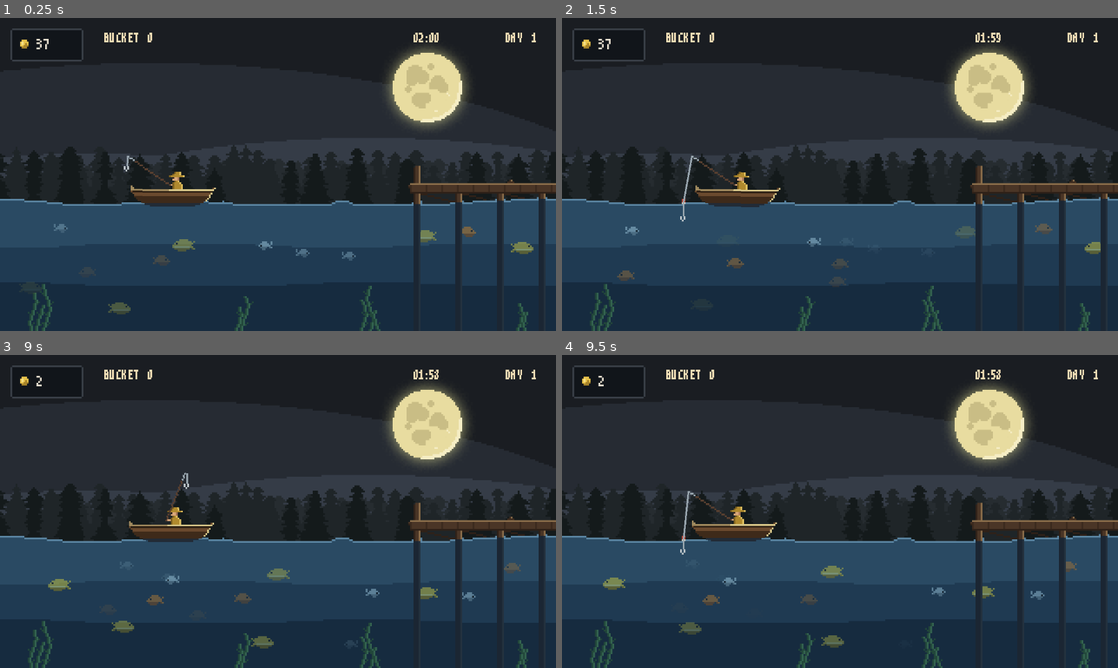
Above: before the commit, frames 1-4 (two rows, left to right).
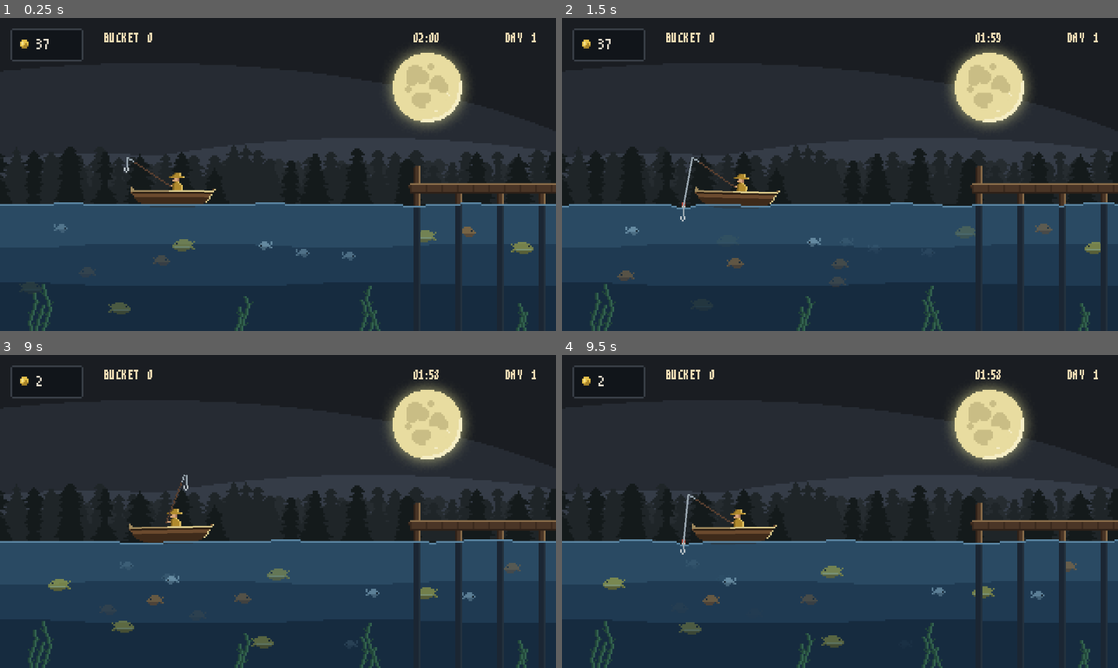
Above: after the commit, the same moments.

Repository: MarkusTLU/fish-or-die
Game: Godot game, scene res://main.tscn
Two runs of this game, one before a commit and one after it. Both use one fixed random seed, a clock stepped at 60 frames per second and the inputs below.
Inputs:
- Up to frame 1 (0.25 s): no input
- Up to frame 2 (1.5 s): tap Enter (ui_accept) at 0.5, 0.6, 0.77, 1.07 s; hold Up (ui_up) 0.53-1.28 s; hold Down (ui_down) from 1.28 s (still down); tap Backspace at 1.35 s
- Up to frame 3 (9 s): tap Enter (ui_accept) at 1.52, 1.55, 1.82, 2.3, 7.25, 7.35, 7.52, 7.82, 8, 8.27, 8.3, 8.57, 8.75 s; release Down (ui_down) at 2.03 s; hold Up (ui_up) 2.03-2.75 s; tap U at 2.1, 8.85 s; click "BUY" at 2.75 s; click "BUY" at 3.5 s; click "BUY" at 4.25 s; click "BUY" at 5 s; click "BUY" at 5.75 s; click "BUY" at 6.5 s; hold Up (ui_up) 7.28-8.03 s; hold Down (ui_down) from 8.03 s (still down); tap Backspace at 8.1 s
- Up to frame 4 (9.5 s): keep holding Down (ui_down); tap Enter (ui_accept) at 9.02, 9.05, 9.32 s

The runs differ from the first frame. In frame 1, 1.3% of the frame differs, in the area x 0-100%, y 44-61%; in frame 2, 1.5%; in frame 3, 1.5%; in frame 4, 1.7%, in the area x 0-100%, y 43-62%.

Commit message:
Dünaamiline vesi ja dokk

Diff:
--- a/main.tscn
+++ b/main.tscn
@@ -24,6 +24,7 @@
 [ext_resource type="Script" path="res://scripts/upgrade_store.gd" id="22_store"]
 [ext_resource type="Script" path="res://scripts/fishing_minigame.gd" id="23_minigame"]
 [ext_resource type="Script" path="res://scripts/day_hud.gd" id="24_day_hud"]
+[ext_resource type="Script" path="res://scripts/vesi_pind.gd" id="25_vesi"]
 
 [sub_resource type="StyleBoxTexture" id="StyleBoxTexture_jr6nt"]
 content_margin_left = 3.0
@@ -67,6 +68,9 @@
 texture = ExtResource("6_2cqfq")
 centered = false
 
+[node name="VeePind" type="Node2D" parent="."]
+script = ExtResource("25_vesi")
+
 [node name="Vetikad" type="Sprite2D" parent="." unique_id=753097856]
 texture = ExtResource("7_yaehf")
 centered = false
@@ -93,10 +97,11 @@
 texture = ExtResource("8_074og")
 centered = false
 
-[node name="Paat" type="Node2D" parent="." unique_id=615738068 node_paths=PackedStringArray("rod")]
+[node name="Paat" type="Node2D" parent="." unique_id=615738068 node_paths=PackedStringArray("rod", "water")]
 position = Vector2(75, 96)
 script = ExtResource("12_cegan")
 rod = NodePath("Ong")
+water = NodePath("../VeePind")
 
 [node name="Ujuk" type="Sprite2D" parent="Paat" unique_id=1545154349]
 texture = ExtResource("13_82xsv")
--- a/scripts/paat.gd
+++ b/scripts/paat.gd
@@ -6,12 +6,15 @@
 @export var bob_height := 0.8
 @export var drift_distance := 2.0
 @export var rocking_angle := 0.012
+@export var max_tilt := 0.12   # kui palju lained paati maksimaalselt kallutavad
 const UI_FONT = preload("res://art/ui/m3x6.ttf")
 
 const SURFACE_Y := 10.0            # veepind (106 - 96)
 const LINE_X := -5.0               # kus tamiil vette läheb
 const HANG_LENGTH := 6.0           # kui pikalt konks otsas ripub
 const ROD_VECTOR := Vector2(-24, -16)  # käest õnge otsani
+const HULL_LEFT := 4.0     # paadi põhja vasak ots (Paat-i suhtes)
+const HULL_RIGHT := 44.0   # paadi põhja parem ots
 
 enum State { IDLE, CASTING, IN_WATER, BITE, MINIGAME }
 var state := State.IDLE
@@ -20,10 +23,12 @@
 var sailing_time := 0.0
 var rest_position := Vector2.ZERO
 var rest_rotation := 0.0
+var waterline := 0.0   # kui sügavalt paat vees istub
 var bite_cooldown := 0.0
 var target_fish: Sprite2D
 
 @export var rod: Sprite2D
+@export var water: VeePind   # dünaamiline veepind
 @onready var line: Line2D = $Tamiil
 @onready var bobber: Sprite2D = $Ujuk
 @onready var hook: Sprite2D = $Konks
@@ -34,6 +39,8 @@
 func _ready() -> void:
 	rest_position = position
 	rest_rotation = rotation
+	if water:
+		waterline = 10.0   # paadi pildi 10. rida on veepinna kõrgusel
 	line.width = 1.0
 	line.default_color = Color("9aa7b0")
 	fishing_minigame.fish_caught.connect(_on_fish_caught)
@@ -47,11 +54,23 @@
 	if bite_cooldown > 0.0:
 		bite_cooldown -= delta
 	sailing_time += delta
-	position = rest_position + Vector2(
-		sin(sailing_time * 0.65) * drift_distance,
-		sin(sailing_time * 1.8) * bob_height
-	)
-	rotation = rest_rotation + sin(sailing_time * 1.35) * rocking_angle
+	var drift_x := sin(sailing_time * 0.65) * drift_distance
+	if water:
+		# Paat õõtsub samas rütmis veepinna rahuliku lainetusega.
+		# Konksu tekitatud väikesed lained paati ei liiguta.
+		var left_x := rest_position.x + drift_x + HULL_LEFT
+		var right_x := rest_position.x + drift_x + HULL_RIGHT
+		var left_y: float = water.idle_height_at(left_x)
+		var right_y: float = water.idle_height_at(right_x)
+		var surface := (left_y + right_y) * 0.5
+		position = Vector2(rest_position.x + drift_x, round(surface - waterline))
+		var tilt := atan2(right_y - left_y, HULL_RIGHT - HULL_LEFT)
+		rotation = clampf(tilt, -max_tilt, max_tilt)
+		# Paadi põhi jääb vee alla: vesi joonistatakse paadi kohal ka paadi ette
+		water.set_front_range(position.x - 2.0, position.x + 51.0)
+	else:
+		position = rest_position + Vector2(drift_x, sin(sailing_time * 1.8) * bob_height)
+		rotation = rest_rotation + sin(sailing_time * 1.35) * rocking_angle
 	if state == State.MINIGAME:
 		return
 
@@ -60,6 +79,8 @@
 			start_cast()
 		elif state == State.IN_WATER:
 			state = State.IDLE
+			if water:
+				water.splash(rest_position.x + LINE_X, -0.8)
 		elif state == State.BITE and is_instance_valid(target_fish):
 			state = State.MINIGAME
 			queue_redraw()
@@ -69,6 +90,10 @@
 	# Keep the float and submerged hook in the water as the boat rocks.
 	var water_position := rest_position + Vector2(LINE_X, SURFACE_Y)
 	var bob := to_local(get_parent().to_global(water_position))
+	if water:
+		# Ujuk kõigub koos lainetega
+		var surface_here: float = water.height_at(water_position.x)
+		bob = to_local(get_parent().to_global(Vector2(water_position.x, surface_here - 1.0)))
 
 	match state:
 		State.IDLE:
@@ -143,4 +168,10 @@
 	# 3) Konks lendab vette, õng tuleb samal ajal tagasi paigale
 	tw.tween_property(self, "fly_t", 1.0, 0.35)
 	tw.parallel().tween_property(rod, "rotation", 0.0, 0.25)
-	tw.tween_callback(func(): state = State.IN_WATER)
+	tw.tween_callback(_on_hook_lands)
+
+
+func _on_hook_lands() -> void:
+	state = State.IN_WATER
+	if water:
+		water.splash(rest_position.x + LINE_X, 1.2)
--- /dev/null
+++ b/scripts/vesi_pind.gd
@@ -0,0 +1,134 @@
+class_name VeePind
+extends Node2D
+## Dünaamiline veepind.
+## Pind koosneb 320 väikesest "vedrust" (üks iga piksli kohta). Kui mõnda
+## neist lükata (splash), hakkab see kõikuma ja laine levib naabritele.
+## Teised skriptid saavad kasutada:
+##   splash(x, jõud)  – loksuta vett kohas x (positiivne = alla, negatiivne = üles)
+##   height_at(x)     – kus veepind kohas x praegu on
+
+@export var surface_y := 107.0   # veepind puhkeasendis (y)
+@export var fill_to := 112       # kuhu maani see kiht vett joonistab
+@export var width := 320         # ekraani laius
+@export var stiffness := 0.025   # kui kiiresti pind tagasi sirgeks tõmbub
+@export var damping := 0.03      # kui kiiresti lained vaibuvad
+@export var spread := 0.2        # kui kaugele lained levivad
+@export var idle_wave := 0.7     # rahulik lainetus ka siis, kui keegi ei loksuta
+@export var front_alpha := 0.7   # kui läbipaistev on vesi paadi ees (0 = nähtamatu, 1 = täiesti kinni)
+## Doki postid: iga posti vasak serv (x). Postid on 4 px laiad.
+@export var post_x: Array[int] = [238, 262, 286, 310]
+@export var post_ripple_chance := 0.6   # kui tihti postide juures väike virvendus tekib (korda sekundis)
+@export var post_ripple_force := 0.25   # kui tugev see virvendus on
+
+const WATER := Color("2a4a63")   # sama värv mis Vesi.png ülemisel ribal
+const LIGHT := Color("5b86a3")   # heledam pinnajoon
+const POST_UNDER := Color("1b2633")       # doki post vee all
+const POST_UNDER_LIT := Color("24323f")   # posti parem (valgustatud) serv vee all
+
+var height := PackedFloat32Array()
+var velocity := PackedFloat32Array()
+var left_delta := PackedFloat32Array()
+var right_delta := PackedFloat32Array()
+var time := 0.0
+# Ala (x), kus vett joonistatakse ka paadi EES, et paadi põhi oleks vee sees
+var front_from := 0.0
+var front_to := -1.0
+var _front: Node2D
+
+
+func _ready() -> void:
+	height.resize(width)
+	velocity.resize(width)
+	left_delta.resize(width)
+	right_delta.resize(width)
+	# Teine joonistuskiht, mis on paadist eespool (z_index 1)
+	_front = Node2D.new()
+	_front.z_index = 1
+	add_child(_front)
+	_front.draw.connect(_draw_front)
+
+
+# Paat ütleb igal kaadril, kus ta asub, et tema põhi jääks vee alla
+func set_front_range(from_x: float, to_x: float) -> void:
+	front_from = from_x
+	front_to = to_x
+
+
+func splash(x: float, force: float) -> void:
+	var center := clampi(int(x), 0, width - 1)
+	for offset in range(-2, 3):
+		var i := center + offset
+		if i >= 0 and i < width:
+			velocity[i] += force
+
+
+func height_at(x: float) -> float:
+	var i := clampi(int(x), 0, width - 1)
+	return round(surface_y + height[i] + _idle(i))
+
+
+# Ainult rahulik lainetus, ilma loksutusteta (paat kasutab seda)
+func idle_height_at(x: float) -> float:
+	var i := clampi(int(x), 0, width - 1)
+	return surface_y + _idle(i)
+
+
+func _idle(i: int) -> float:
+	# Kaks aeglast lainet, et pind elaks ka ilma loksutamata
+	return (sin(time * 1.3 + i * 0.11) * 0.6 + sin(time * 0.7 - i * 0.05) * 0.4) * idle_wave
+
+
+func _physics_process(delta: float) -> void:
+	time += delta
+	# Vesi loksub vahel vastu doki poste
+	for px in post_x:
+		if randf() < post_ripple_chance * delta:
+			splash(px + 2, post_ripple_force * (1.0 if randf() < 0.5 else -1.0))
+	# 1) Iga vedru tõmbab tagasi puhkeasendisse
+	for i in width:
+		velocity[i] += -stiffness * height[i] - damping * velocity[i]
+		height[i] += velocity[i]
+	# 2) Laine levib naabritele
+	for _pass in 4:
+		for i in width:
+			if i > 0:
+				left_delta[i] = spread * (height[i] - height[i - 1])
+				velocity[i - 1] += left_delta[i]
+			if i < width - 1:
+				right_delta[i] = spread * (height[i] - height[i + 1])
+				velocity[i + 1] += right_delta[i]
+		for i in width:
+			if i > 0:
+				height[i - 1] += left_delta[i]
+			if i < width - 1:
+				height[i + 1] += right_delta[i]
+	queue_redraw()
+	_front.queue_redraw()
+
+
+func _draw() -> void:
+	for i in width:
+		var top := mini(roundi(surface_y + height[i] + _idle(i)), fill_to - 1)
+		draw_rect(Rect2(i, top, 1, fill_to - top), WATER)
+		draw_rect(Rect2(i, top, 1, 1), LIGHT)
+
+
+func _draw_front() -> void:
+	# Doki postid: veepinna all on post vee värvi, pinnajoon jookseb üle posti
+	for px in post_x:
+		for dx in 4:
+			var i := px + dx
+			if i < 0 or i >= width:
+				continue
+			var top := mini(roundi(surface_y + height[i] + _idle(i)), fill_to - 1)
+			_front.draw_rect(Rect2(i, top + 1, 1, fill_to - top - 1), POST_UNDER_LIT if dx == 3 else POST_UNDER)
+			_front.draw_rect(Rect2(i, top, 1, 1), LIGHT)
+	# Paat
+	if front_to < front_from:
+		return
+	var front_water := WATER
+	front_water.a = front_alpha
+	for i in range(maxi(0, int(front_from)), mini(width, int(front_to) + 1)):
+		var top := mini(roundi(surface_y + height[i] + _idle(i)), fill_to - 1)
+		_front.draw_rect(Rect2(i, top + 1, 1, fill_to - top - 1), front_water)
+		_front.draw_rect(Rect2(i, top, 1, 1), LIGHT)
Binary file changed: art/paat/paat.png
Binary file changed: art/taust/Dokk.png
Binary file changed: art/taust/Vesi.png
Not shown, added: scripts/vesi_pind.gd.uid
